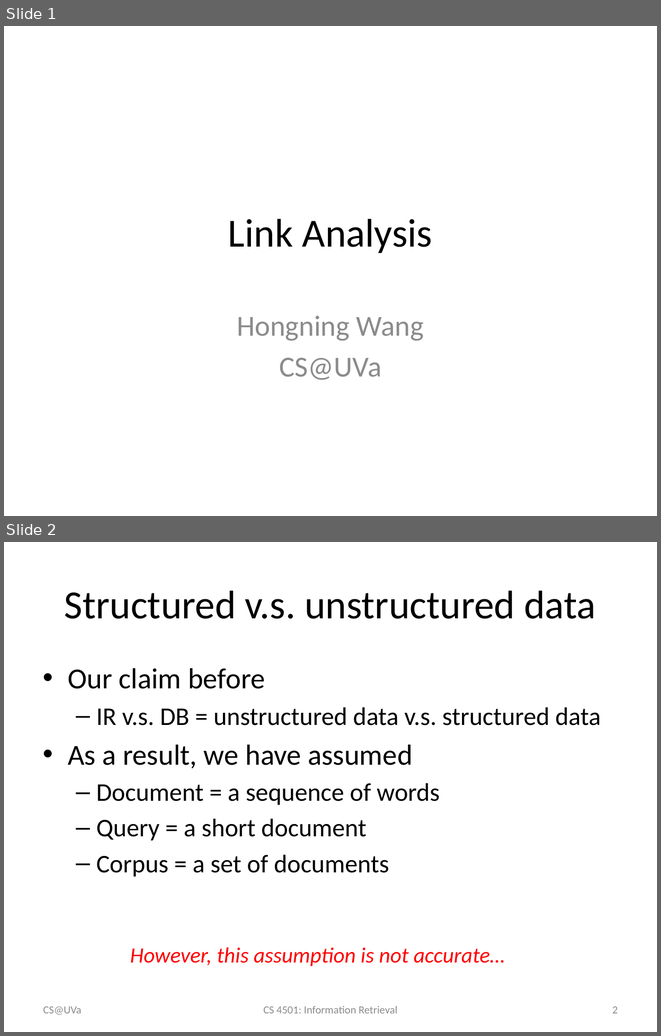
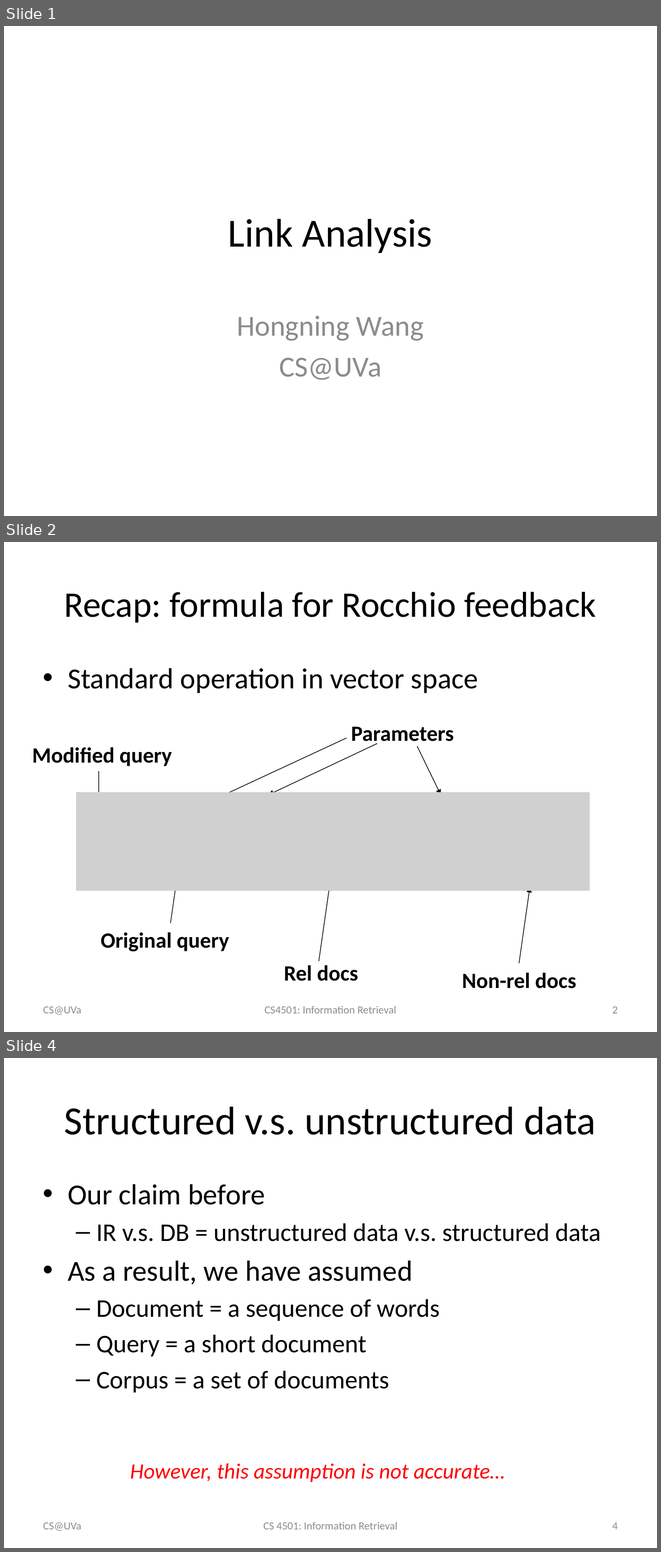
Before and after one commit to wang296/IR2015, a slide deck: docs/Link Analysis.pptx. Shown one above the other, each under a label of ours: slides 1 and 2 before the commit, slides 1, 2 and 4 after it; the slides between them are not shown. The pictures are 661x1036 and 661x1552 pixels, drawn with LibreOffice and Linux fonts; fonts in the diff are those of the drawing; grey boxes stand for pictures. Boxes give left, top, right and bottom in pixels: in the first picture for what was removed or moved away, otherwise in the second. Text is boxed around its words. In the diff, an @@ line names an element or a change of style, - is before the commit and + after.

```diff
--- a/docs/Link Analysis.pptx
+++ b/docs/Link Analysis.pptx
@@ slide 2 added at bbox=[4, 542, 657, 1032], background #FFFFFF @@
@@ title added at bbox=[64, 592, 596, 623], 39.6 pt, text #000000 @@
+Recap: formula for Rocchio feedback
@@ text added at bbox=[68, 668, 478, 693], 32 pt, text #000000 @@
+• Standard operation in vector space
@@ text added at bbox=[32, 747, 172, 766], 24 pt, text #000000, bold @@
+Modified query
@@ group added at bbox=[170, 726, 454, 820]: 3 arrows, 1 text @@
+Parameters
@@ arrow added from (99, 770) to (99, 809), #000000 0.75 pt @@
@@ picture added at bbox=[76, 792, 589, 891] @@
@@ arrow added from (170, 923) to (182, 847), #000000 0.75 pt @@
@@ arrow added from (319, 961) to (330, 885), #000000 0.75 pt @@
@@ arrow added from (519, 963) to (530, 886), #000000 0.75 pt @@
@@ text added at bbox=[100, 932, 229, 951], 24 pt, text #000000, bold @@
+Original query
@@ text added at bbox=[284, 965, 359, 981], 24 pt, text #000000, bold @@
+Rel docs
@@ text added at bbox=[462, 972, 576, 988], 24 pt, text #000000, bold @@
+Non-rel docs
@@ text added at bbox=[43, 1006, 81, 1014], 12 pt, text #8C8C8C @@
+CS@UVa
@@ text added at bbox=[265, 1006, 396, 1013], 12 pt, text #8C8C8C @@
+CS4501: Information Retrieval
@@ page number added at bbox=[612, 1006, 618, 1013], 12 pt, text #8C8C8C @@
+2
@@ what was slide 2 is now slide 4 @@
@@ page number at bbox=[612, 1522, 618, 1529]: text changed @@
-2
+4
```
Also in this commit, not shown: 7 slides changed, 1 other slide added, 1 other file.
